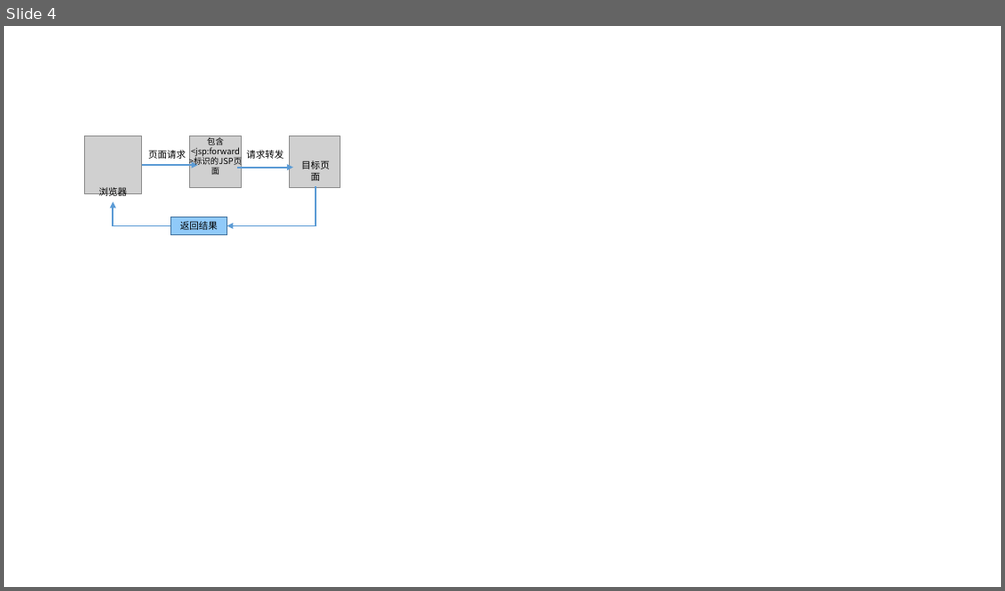
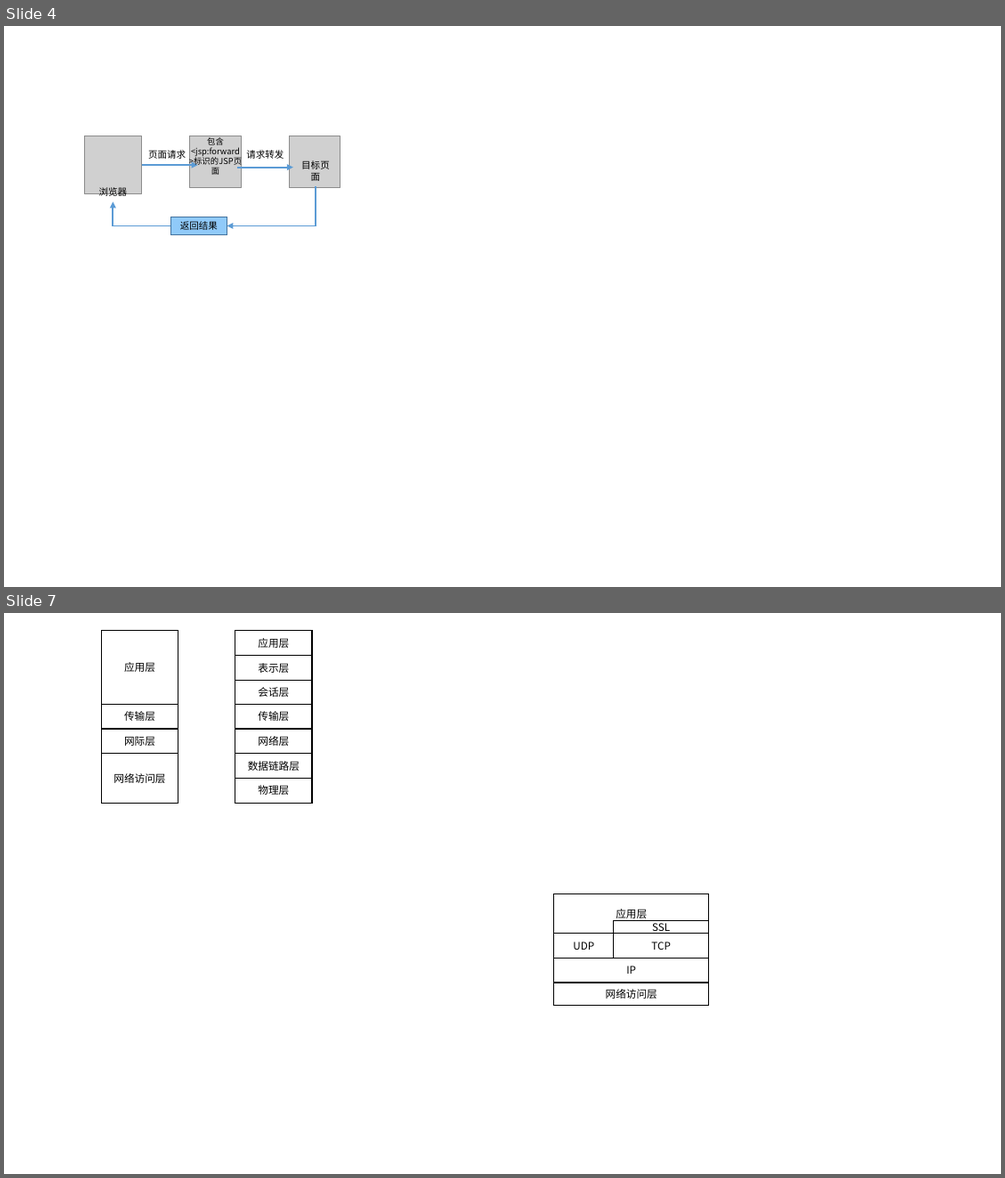
Before and after one commit to YuqiaoWang/JavaWebLearning, a slide deck: Note/component.pptx. Shown one above the other, each under a label of ours: slide 4 before the commit, slides 4 and 7 after it; the slides between them are not shown. The pictures are 1005x591 and 1005x1178 pixels, drawn with LibreOffice and Linux fonts; fonts in the diff are those of the drawing; grey boxes stand for pictures. Boxes give left, top, right and bottom in pixels: in the first picture for what was removed or moved away, otherwise in the second. Text is boxed around its words. In the diff, an @@ line names an element or a change of style, - is before the commit and + after.

```diff
--- a/Note/component.pptx
+++ b/Note/component.pptx
@@ slide 7 added at [4, 613, 1001, 1174], background #FFFFFF @@
@@ rectangle added at [101, 631, 178, 705], fill #FFFFFF, outline #000000 1 pt, 10 pt, text #000000 @@
+应用层
@@ rectangle added at [235, 631, 312, 656], fill #FFFFFF, outline #000000 1 pt, 10 pt, text #000000 @@
+应用层
@@ rectangle added at [235, 656, 312, 681], fill #FFFFFF, outline #000000 1 pt, 10 pt, text #000000 @@
+表示层
@@ rectangle added at [235, 680, 312, 705], fill #FFFFFF, outline #000000 1 pt, 10 pt, text #000000 @@
+会话层
@@ rectangle added at [101, 705, 178, 729], fill #FFFFFF, outline #000000 1 pt, 10 pt, text #000000 @@
+传输层
@@ rectangle added at [235, 705, 312, 729], fill #FFFFFF, outline #000000 1 pt, 10 pt, text #000000 @@
+传输层
@@ rectangle added at [101, 729, 178, 754], fill #FFFFFF, outline #000000 1 pt, 10 pt, text #000000 @@
+网际层
@@ rectangle added at [235, 729, 312, 754], fill #FFFFFF, outline #000000 1 pt, 10 pt, text #000000 @@
+网络层
@@ rectangle added at [101, 754, 178, 803], fill #FFFFFF, outline #000000 1 pt, 10 pt, text #000000 @@
+网络访问层
@@ rectangle added at [235, 754, 312, 779], fill #FFFFFF, outline #000000 1 pt, 10 pt, text #000000 @@
+数据链路层
@@ rectangle added at [235, 779, 312, 803], fill #FFFFFF, outline #000000 1 pt, 10 pt, text #000000 @@
+物理层
@@ group added at [554, 894, 709, 1005]: 6 rectangles @@
+应用层
+TCP
+IP
+网络访问层
+UDP
+SSL
```
Also in this commit, not shown: 4 other slides added, 12 other files.
